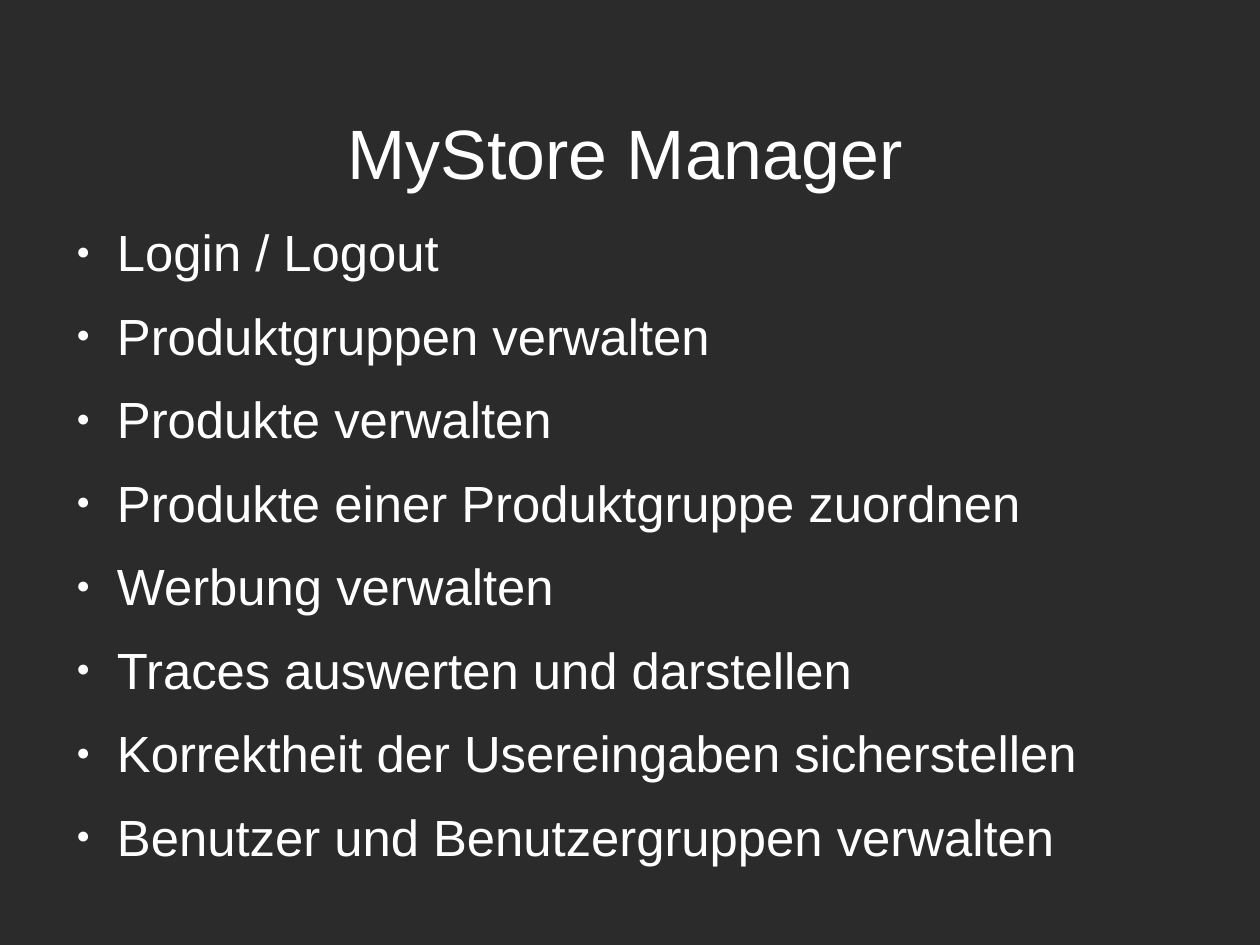
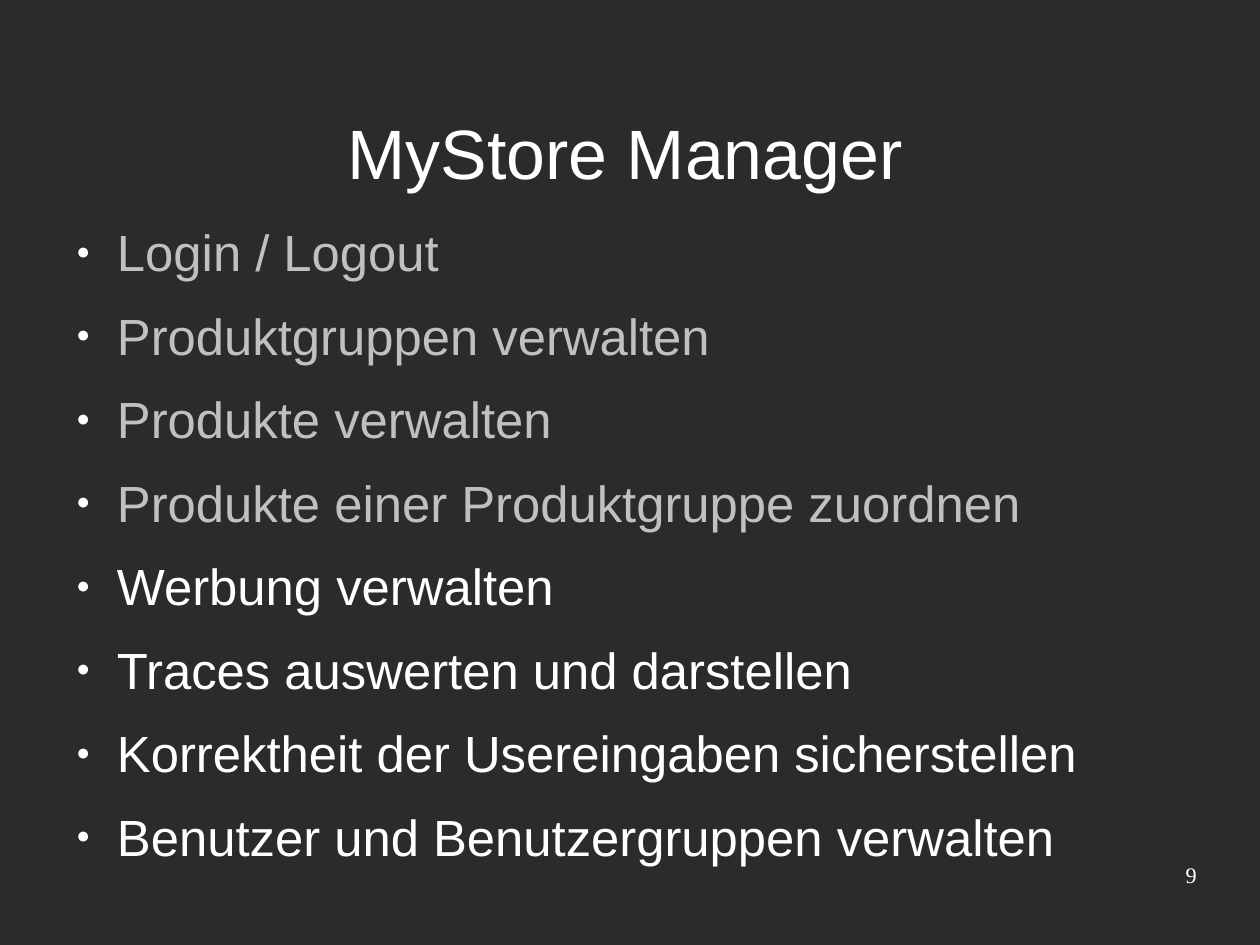
Before and after one commit to Niondir/rika-led, a slide deck: slide 9 of präsentation 3/part 1/präsentation31.odp (slide 8 before the commit). Drawn at 1260x945 pixels with LibreOffice and Linux fonts; fonts in the diff are those of the drawing; background and template pictures are left out; a plain dark background stands for a picture behind light text. Boxes give left, top, right and bottom in pixels: in the first picture for what was removed or moved away, otherwise in the second. Text is boxed around its words. In the diff, an @@ line names an element or a change of style, - is before the commit and + after.

```diff
--- a/präsentation 3/part 1/präsentation31.odp
+++ b/präsentation 3/part 1/präsentation31.odp
@@ text at [117, 234, 1020, 532]: text colour #FFFFFF to #C0C0C0 in "Login / Logout", "Produktgruppen verwalten", "Produkte verwalten", "Produkte einer Produktgruppe zuordnen" @@
@@ page number added at [1186, 868, 1197, 883], 14 pt, text #FFFFFF @@
+9
```
Also in this commit, not shown: 9 other slides changed, 2 slides added, 1 slide removed.
